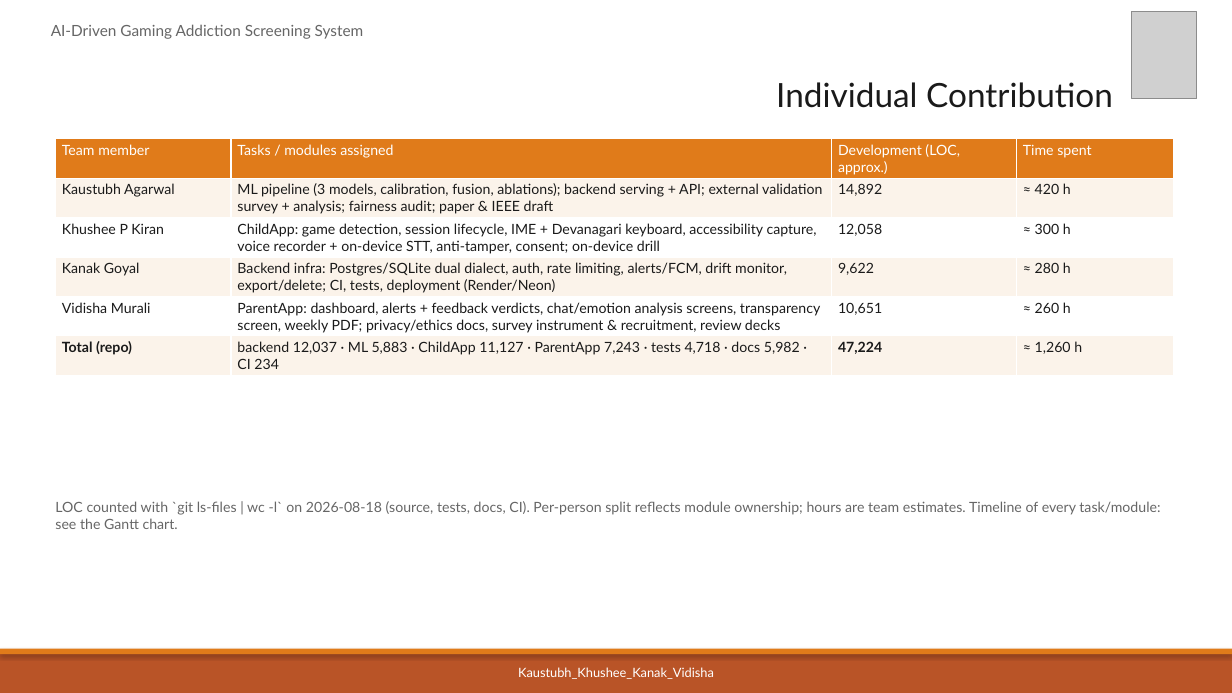
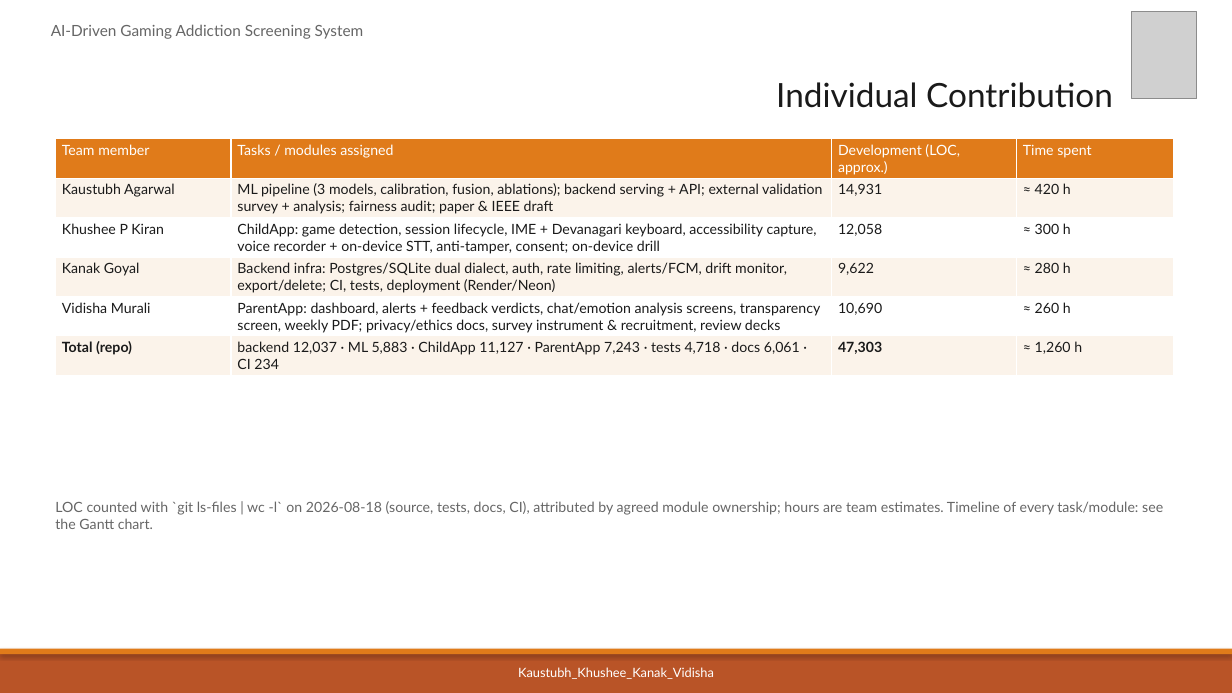
Before and after one commit to kaustubhagarwal21/gaming-addiction-detection-capstone, a slide deck: slide 8 of docs/PES_REVIEW1_DECK.pptx. Drawn at 1232x693 pixels with LibreOffice and Linux fonts; fonts in the diff are those of the drawing; grey boxes stand for pictures. Boxes give left, top, right and bottom in pixels: in the first picture for what was removed or moved away, otherwise in the second. Text is boxed around its words. In the diff, an @@ line names an element or a change of style, - is before the commit and + after.

```diff
--- a/docs/PES_REVIEW1_DECK.pptx
+++ b/docs/PES_REVIEW1_DECK.pptx
@@ table at box(55, 139, 1174, 373) @@
-row 2, column 3: 14,892
+row 2, column 3: 14,931
-row 5, column 3: 10,651
+row 5, column 3: 10,690
-row 6, column 2: backend 12,037 · ML 5,883 · ChildApp 11,127 · ParentApp 7,243 · tests 4,718 · docs 5,982 · CI 234
+row 6, column 2: backend 12,037 · ML 5,883 · ChildApp 11,127 · ParentApp 7,243 · tests 4,718 · docs 6,061 · CI 234
-row 6, column 3: 47,224
+row 6, column 3: 47,303
@@ text at box(55, 501, 1163, 529): text changed @@
-LOC counted with `git ls-files | wc -l` on 2026-08-18 (source, tests, docs, CI). Per-person split reflects module ownership; hours are team estimates. Timeline of every task/module: see the Gantt chart.
+LOC counted with `git ls-files | wc -l` on 2026-08-18 (source, tests, docs, CI), attributed by agreed module ownership; hours are team estimates. Timeline of every task/module: see the Gantt chart.
```
Also in this commit, not shown: 3 other files.
